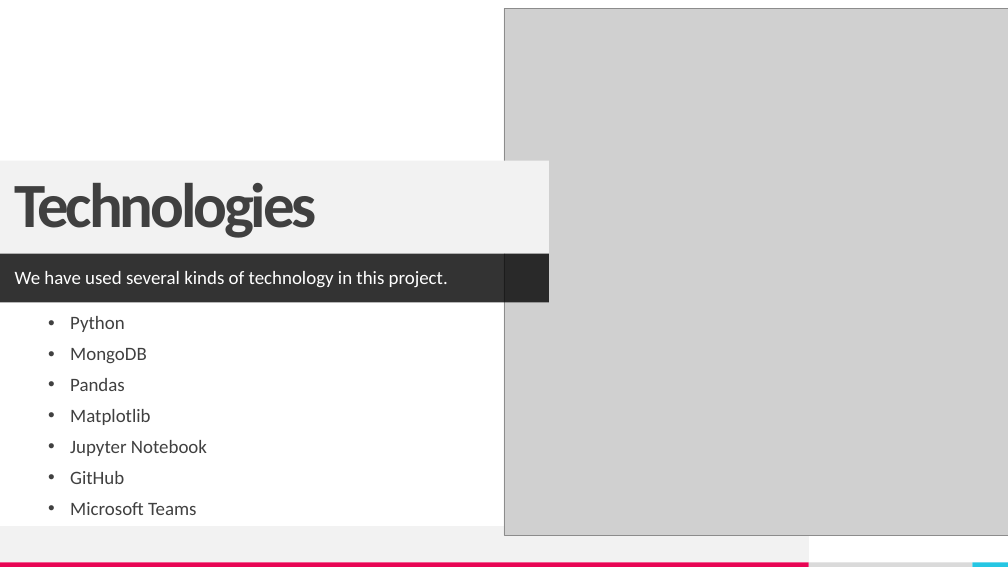
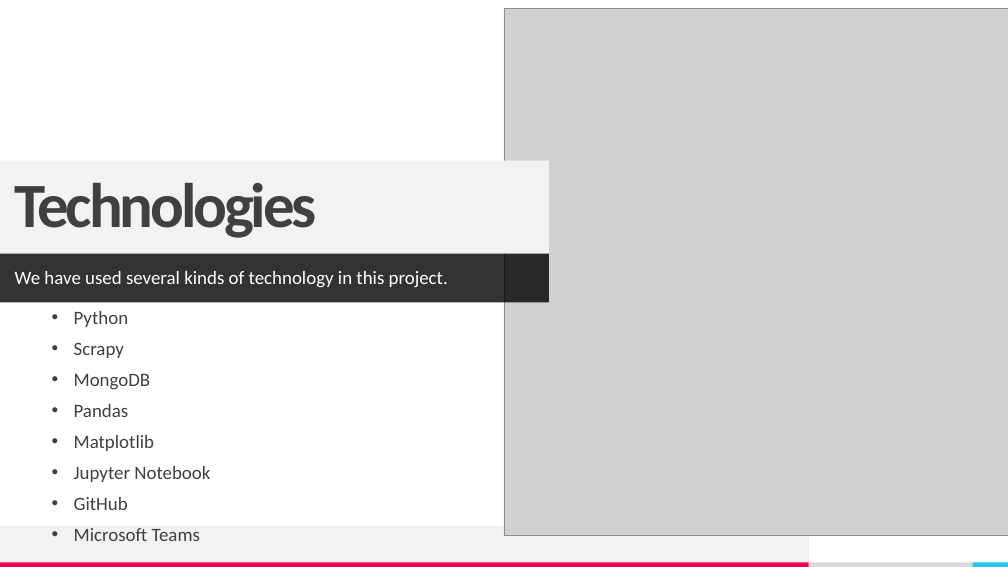
Before and after one commit to SergioSrX/PacMan-TikTok, a slide deck: slide 8 of P.A.C.M.A.N - PowerPoint.pptx. Drawn at 1008x567 pixels with LibreOffice and Linux fonts; fonts in the diff are those of the drawing; grey boxes stand for pictures. Boxes give left, top, right and bottom in pixels: in the first picture for what was removed or moved away, otherwise in the second. Text is boxed around its words. In the diff, an @@ line names an element or a change of style, - is before the commit and + after.

```diff
--- a/P.A.C.M.A.N - PowerPoint.pptx
+++ b/P.A.C.M.A.N - PowerPoint.pptx
@@ text at (74,342,124,358): paragraph added @@
+• Scrapy
```
Also in this commit, not shown: 1 other slide changed, 3 other files.
